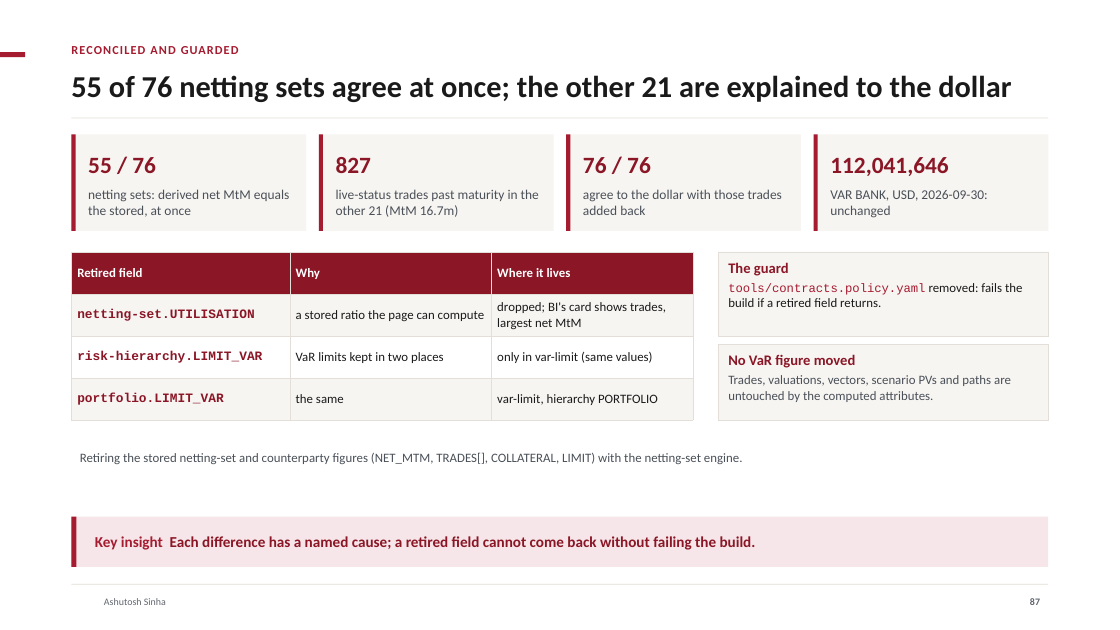
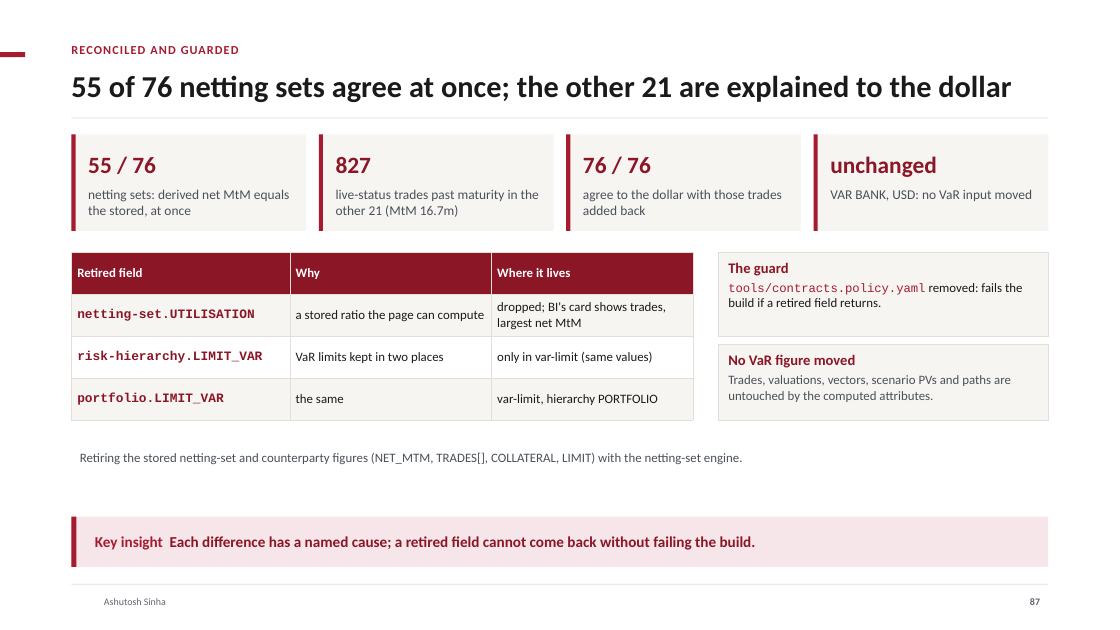
Before and after one commit to ajsinha/drishti, a slide deck: slide 87 of docs/publications/Drishti-Design-and-Evidence.pptx. Drawn at 1120x630 pixels with LibreOffice and Linux fonts; fonts in the diff are those of the drawing; background and template pictures are left out. Boxes give left, top, right and bottom in pixels: in the first picture for what was removed or moved away, otherwise in the second. Text is boxed around its words. In the diff, an @@ line names an element or a change of style, - is before the commit and + after.

```diff
--- a/docs/publications/Drishti-Design-and-Evidence.pptx
+++ b/docs/publications/Drishti-Design-and-Evidence.pptx
@@ text at [830,156,937,177]: text changed @@
-112,041,646
+unchanged
@@ text at [830,189,1032,201]: text changed @@
-VAR BANK, USD, 2026-09-30: unchanged
+VAR BANK, USD: no VaR input moved
```
Also in this commit, not shown: 20 other slides changed, 1 slide added, 2 other files.
